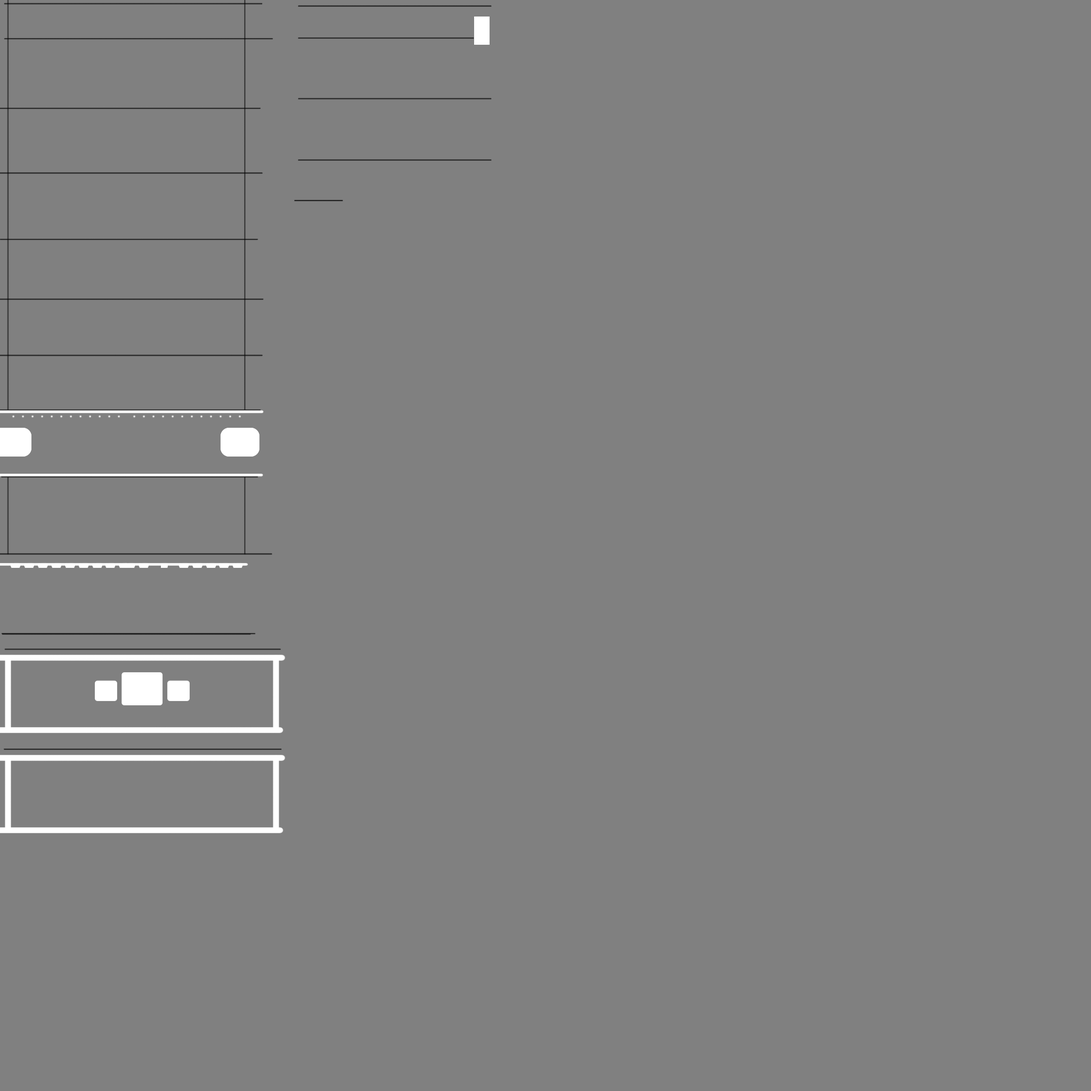
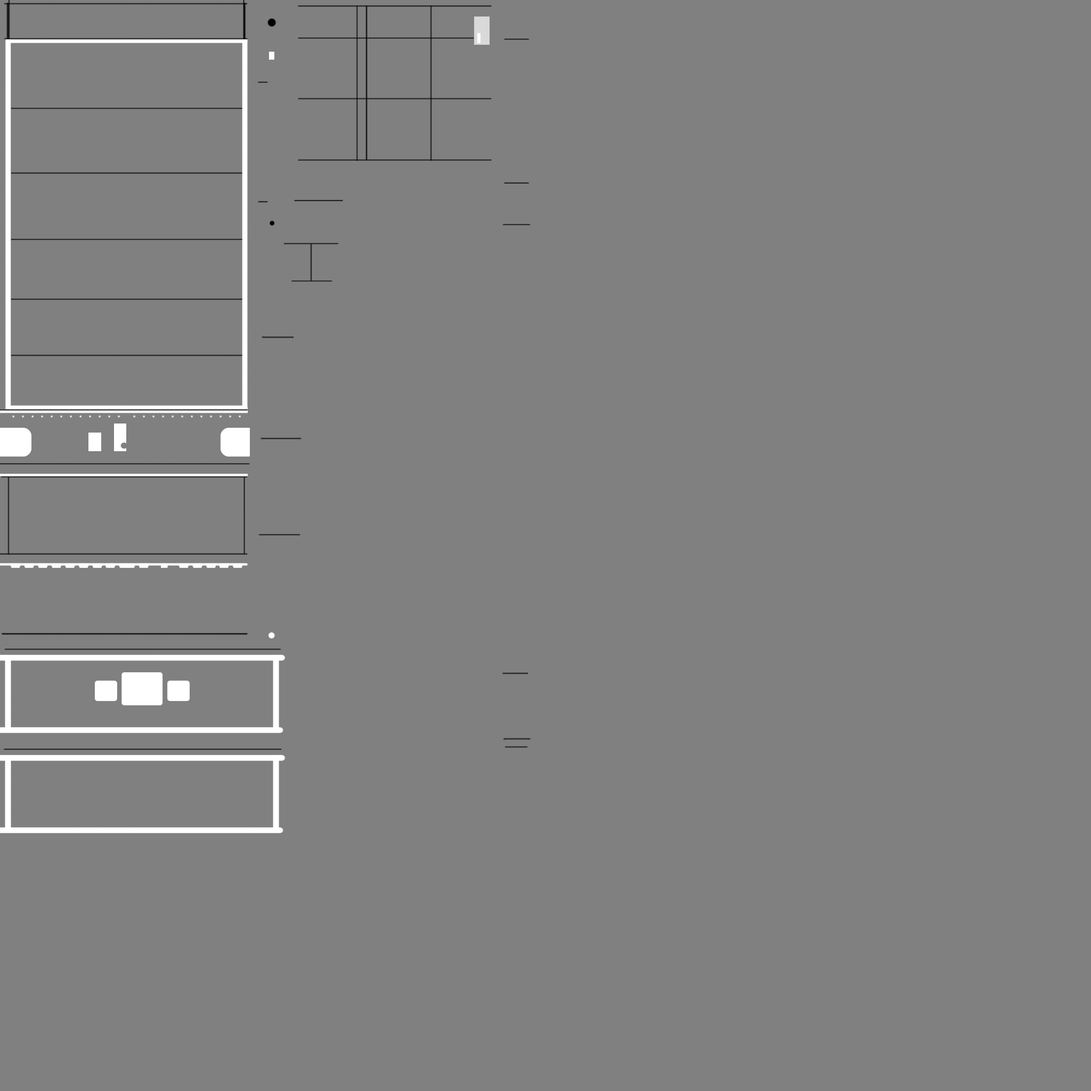
Two versions of the same layered image (1091 × 1091). Layer-by-layer changes:
painted on "Rounded Rectangle 1 copy" (1st of 2) over [249, 427, 260, 457]
moved "Rivets" above "Layer 2", painted on it over [11, 33, 481, 414]
added layer "Cone" above "Layer 1" over [0, 5, 432, 465]
added layer "Layer 1" above "Rounded Rectangle 2 copy" over [92, 432, 102, 452]
painted on "Ridges copy" over [247, 410, 264, 477]
added layer "BottomBit" above "Bit" over [268, 632, 276, 640]
added layer "Bit" above "Layer 3" over [114, 423, 127, 452]
added layer "Layer 3" above "Nozzle" over [88, 432, 102, 452]
added layer "Nozzle" above "AltNose" over [267, 17, 277, 28]
added layer "AltNose" above "NoseJOint" over [284, 243, 339, 282]
added layer "NoseJOint" above "Nose" over [269, 220, 276, 226]
added layer "Nose" above "Topbit" over [257, 81, 268, 203]
added layer "Topbit" above "Vertical" over [269, 51, 275, 60]
"Vertical": opacity 80% → 100%, blend overlay → normal, painted on it over [6, 0, 246, 555]
added layer "Raceway" above "Rounded Rectangle 1 copy" over [259, 38, 531, 748]
painted on "Rounded Rectangle 1 copy" (2nd of 2) over [249, 427, 260, 457]
removed layer "Ridges" over [0, 410, 264, 569]
"Bump": opacity 100% → 70% over [474, 16, 490, 45]
added layer "Border" above "Lines" over [4, 38, 249, 410]
added layer "Lines" (1st of 2) above "Lines" over [0, 3, 490, 640]
hid "Lines" (2nd of 2) over [0, 3, 490, 640]
